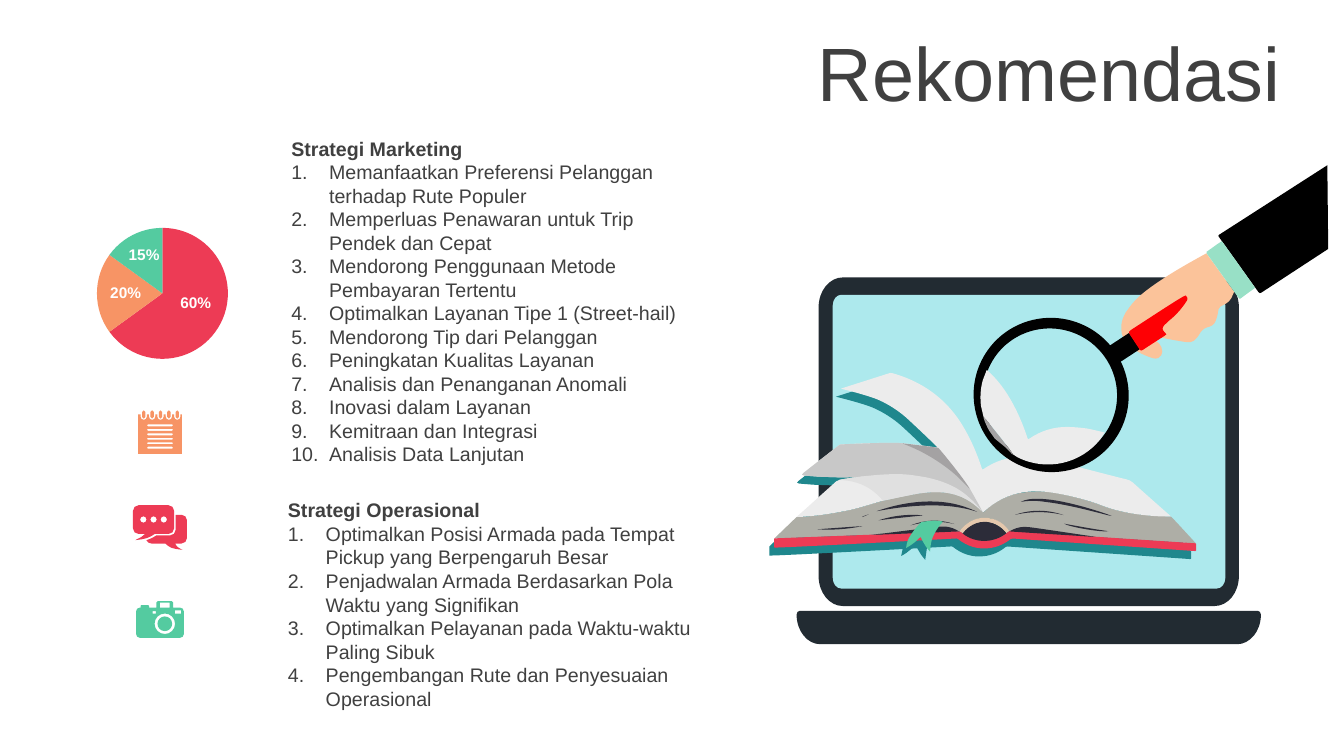
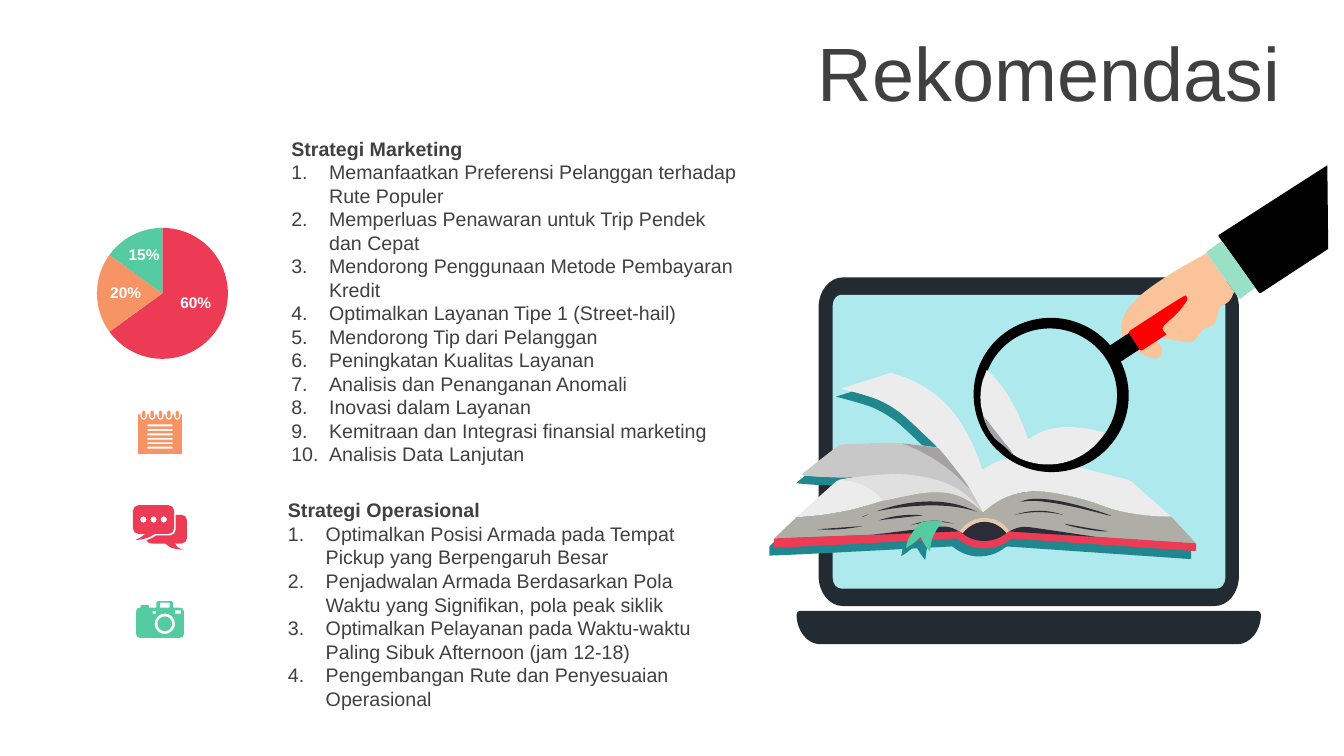
Before and after one commit to robbenrba/capstoneModule2, a slide deck: slide 13 of capstoneModule2_RobertoBenedict.pptx (slide 10 before the commit). Drawn at 1344x756 pixels with LibreOffice and Linux fonts; fonts in the diff are those of the drawing. Boxes give left, top, right and bottom in pixels: in the first picture for what was removed or moved away, otherwise in the second. Text is boxed around its words. In the diff, an @@ line names an element or a change of style, - is before the commit and + after.

```diff
--- a/capstoneModule2_RobertoBenedict.pptx
+++ b/capstoneModule2_RobertoBenedict.pptx
@@ text at <box>329,258,733,297</box>: text changed @@
-3. Mendorong Penggunaan Metode Pembayaran Tertentu
+3. Mendorong Penggunaan Metode Pembayaran Kredit
@@ text at <box>329,423,706,442</box>: text changed @@
-9. Kemitraan dan Integrasi
+9. Kemitraan dan Integrasi finansial marketing
@@ text at <box>326,573,691,663</box>: text changed @@
-2. Penjadwalan Armada Berdasarkan Pola Waktu yang Signifikan
-3. Optimalkan Pelayanan pada Waktu-waktu Paling Sibuk
+2. Penjadwalan Armada Berdasarkan Pola Waktu yang Signifikan, pola peak siklik
+3. Optimalkan Pelayanan pada Waktu-waktu Paling Sibuk Afternoon (jam 12-18)
```
Also in this commit, not shown: 1 other slide changed, 4 slides added, 1 slide removed.
